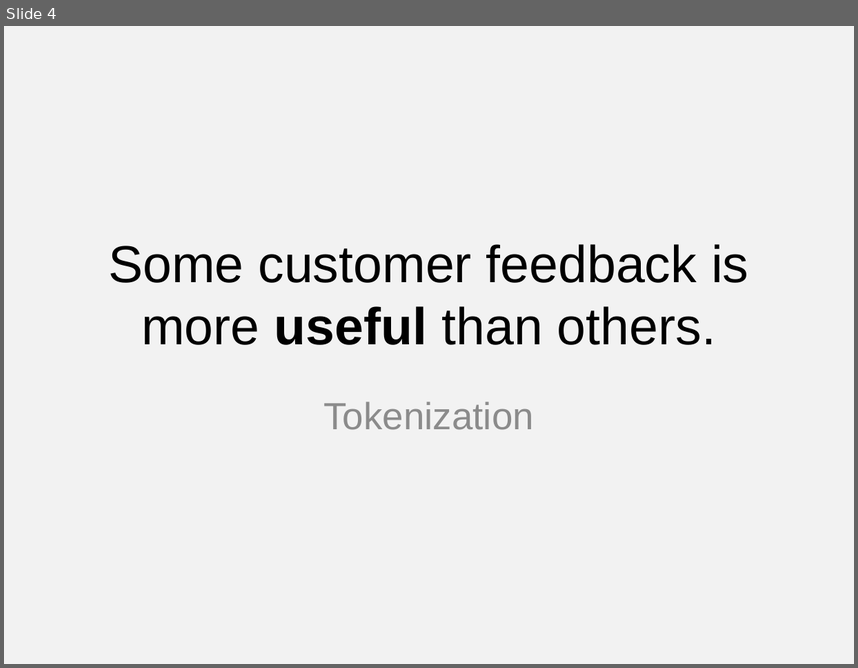
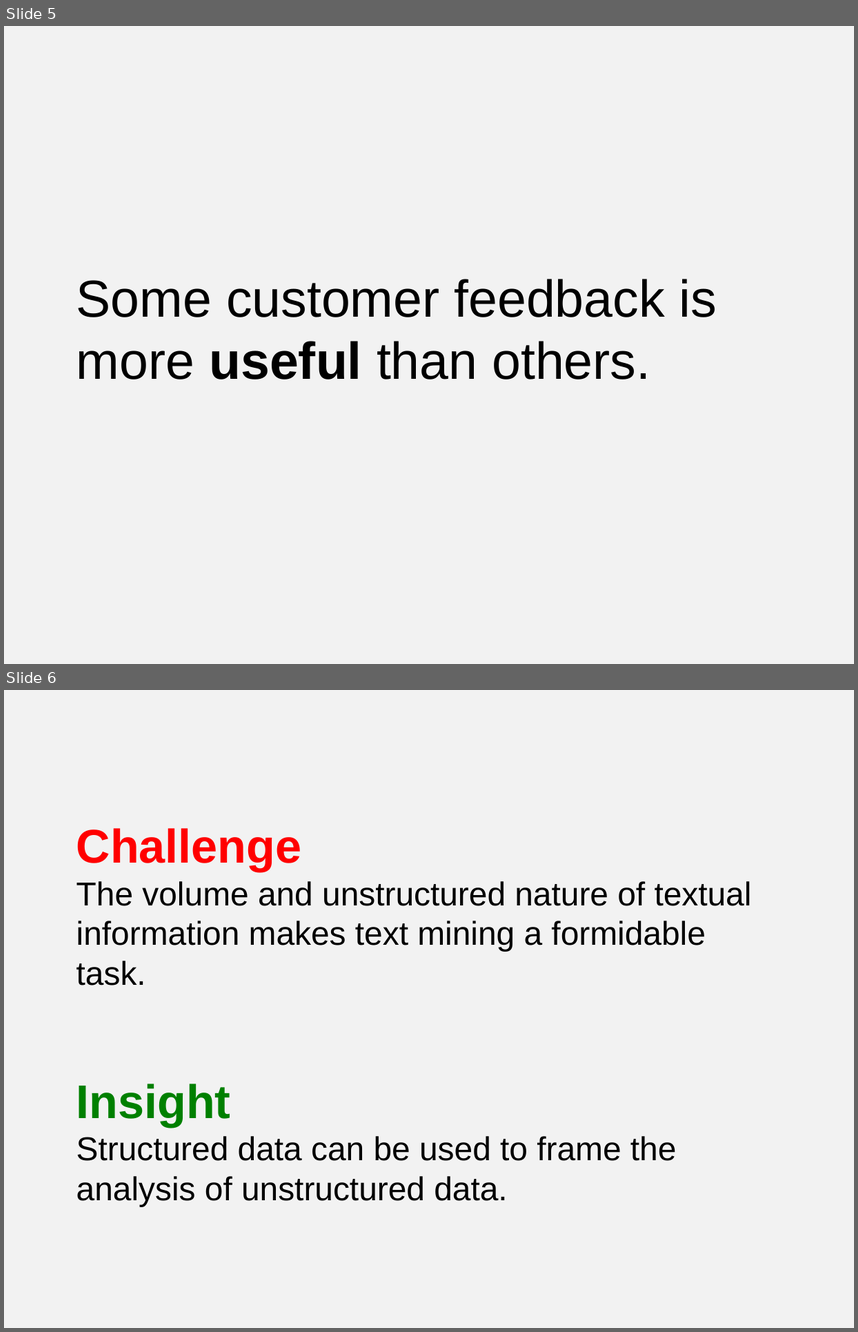
Before and after one commit to josiahdavis/earl, a slide deck: slides.pptx. Shown one above the other, each under a label of ours: slide 4 before the commit, slides 5 and 6 after it. The pictures are 858x668 and 858x1332 pixels, drawn with LibreOffice and Linux fonts; fonts in the diff are those of the drawing. Boxes give left, top, right and bottom in pixels: in the first picture for what was removed or moved away, otherwise in the second. Text is boxed around its words. In the diff, an @@ line names an element or a change of style, - is before the commit and + after.

```diff
--- a/slides.pptx
+++ b/slides.pptx
@@ slide 6 added at (4,690,854,1328), background #F2F2F2 @@
@@ title added at (76,828,752,1206), 28 pt, text #000000 @@
+Challenge
+The volume and unstructured nature of textual information makes text mining a formidable task.
+Insight
+Structured data can be used to frame the analysis of unstructured data.
@@ what was slide 4 is now slide 5 @@
@@ slide 5 changed as well @@
@@ title "Some customer feedback is more ...": place and size @@
-title "Some customer feedback is more ..." at (108,244,749,345)
+title "Some customer feedback is more ..." at (76,279,717,379)
@@ title "Some customer feedback is more ..." at (76,279,717,379): alignment centre to left @@
@@ subtitle removed at (324,401,534,430) @@
-Tokenization
```
Also in this commit, not shown: 3 other slides changed, 18 other slides added, 9 slides removed, 51 other files.
